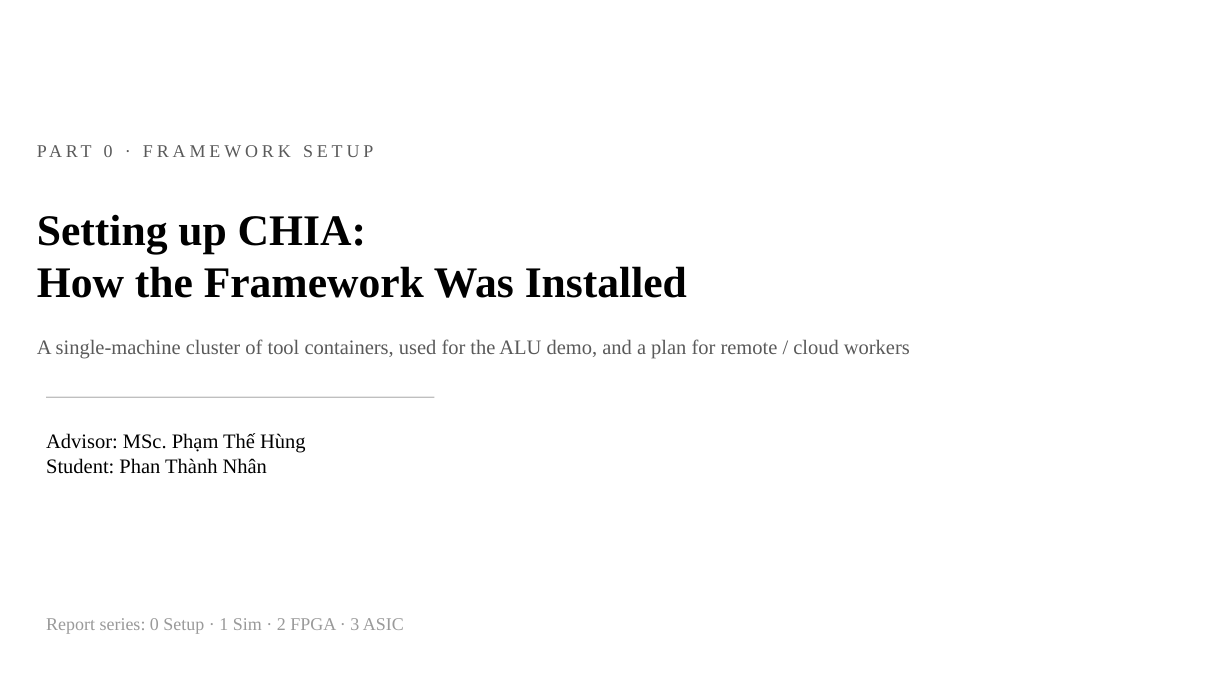
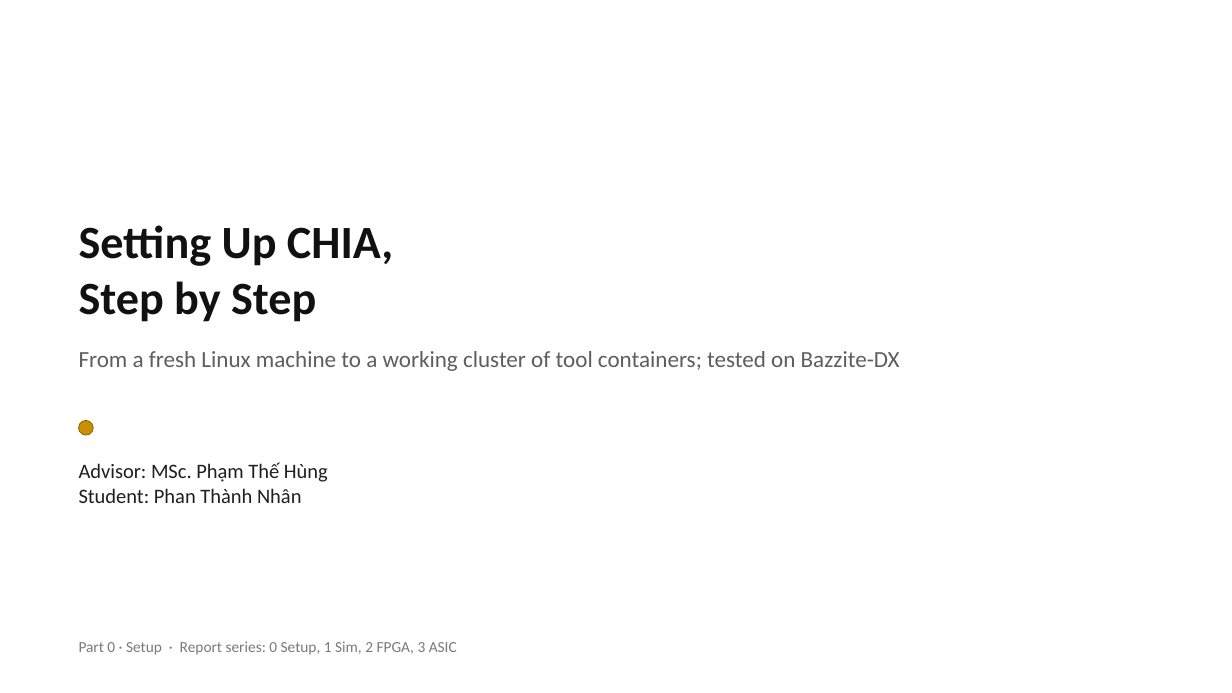
Before and after one commit to chipchip-tech/CHIA-workflow, a slide deck: slide 1 of projects/demo-alu/report/guides/0_Setup.pptx. Drawn at 1232x693 pixels with LibreOffice and Linux fonts; fonts in the diff are those of the drawing. Boxes give left, top, right and bottom in pixels: in the first picture for what was removed or moved away, otherwise in the second. Text is boxed around its words. In the diff, an @@ line names an element or a change of style, - is before the commit and + after.

```diff
--- a/projects/demo-alu/report/guides/0_Setup.pptx
+++ b/projects/demo-alu/report/guides/0_Setup.pptx
@@ text removed at [104, 145, 113, 157] @@
-PART 0 · FRAMEWORK SETUP
@@ text "Setting Up CHIA," at [79, 225, 393, 322]: vertical alignment middle to bottom @@
@@ text at [79, 225, 393, 322]: text changed; size 34 to 36 pt; font Times New Roman to Calibri; text colour #000000 to #111111 @@
-Setting up CHIA:
-How the Framework Was Installed
+Setting Up CHIA,
+Step by Step
@@ text at [79, 351, 900, 371]: text changed; size 16 to 18 pt; font Times New Roman to Calibri; text colour #5A5A5A to #5E5E5E @@
-A single-machine cluster of tool containers, used for the ALU demo, and a plan for remote / cloud workers
+From a fresh Linux machine to a working cluster of tool containers; tested on Bazzite-DX
@@ line removed from (46, 397) to (434, 397) @@
@@ text "Advisor: MSc. Phạm Thế Hùng": place and size @@
-text "Advisor: MSc. Phạm Thế Hùng" at [46, 433, 306, 474]
+text "Advisor: MSc. Phạm Thế Hùng" at [79, 462, 328, 503]
@@ text "Advisor: MSc. Phạm Thế Hùng" at [79, 462, 328, 503]: font Times New Roman to Calibri, text colour #000000 to #1F1F1F @@
@@ ellipse added at [79, 421, 93, 435], fill #C98F00, outline #7A5600 0.5 pt @@
@@ text at [79, 641, 457, 655]: text changed; size 14 to 12 pt; font Times New Roman to Calibri; text colour #9A9A9A to #7A7A7A @@
-Report series: 0 Setup · 1 Sim · 2 FPGA · 3 ASIC
+Part 0 · Setup · Report series: 0 Setup, 1 Sim, 2 FPGA, 3 ASIC
```
Also in this commit, not shown: 7 other slides changed, 13 slides added, 7 slides removed, 2 other files.
